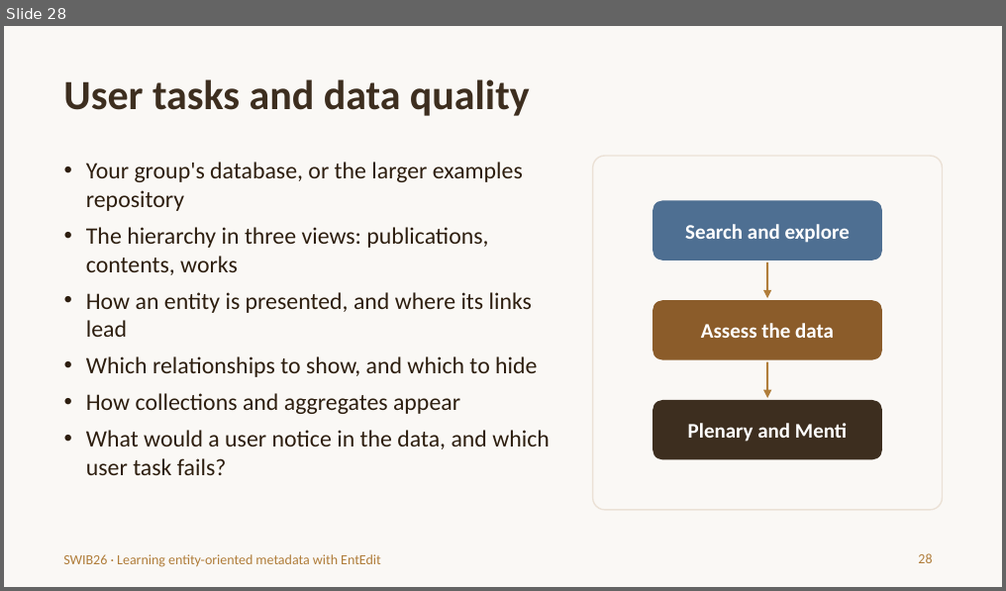
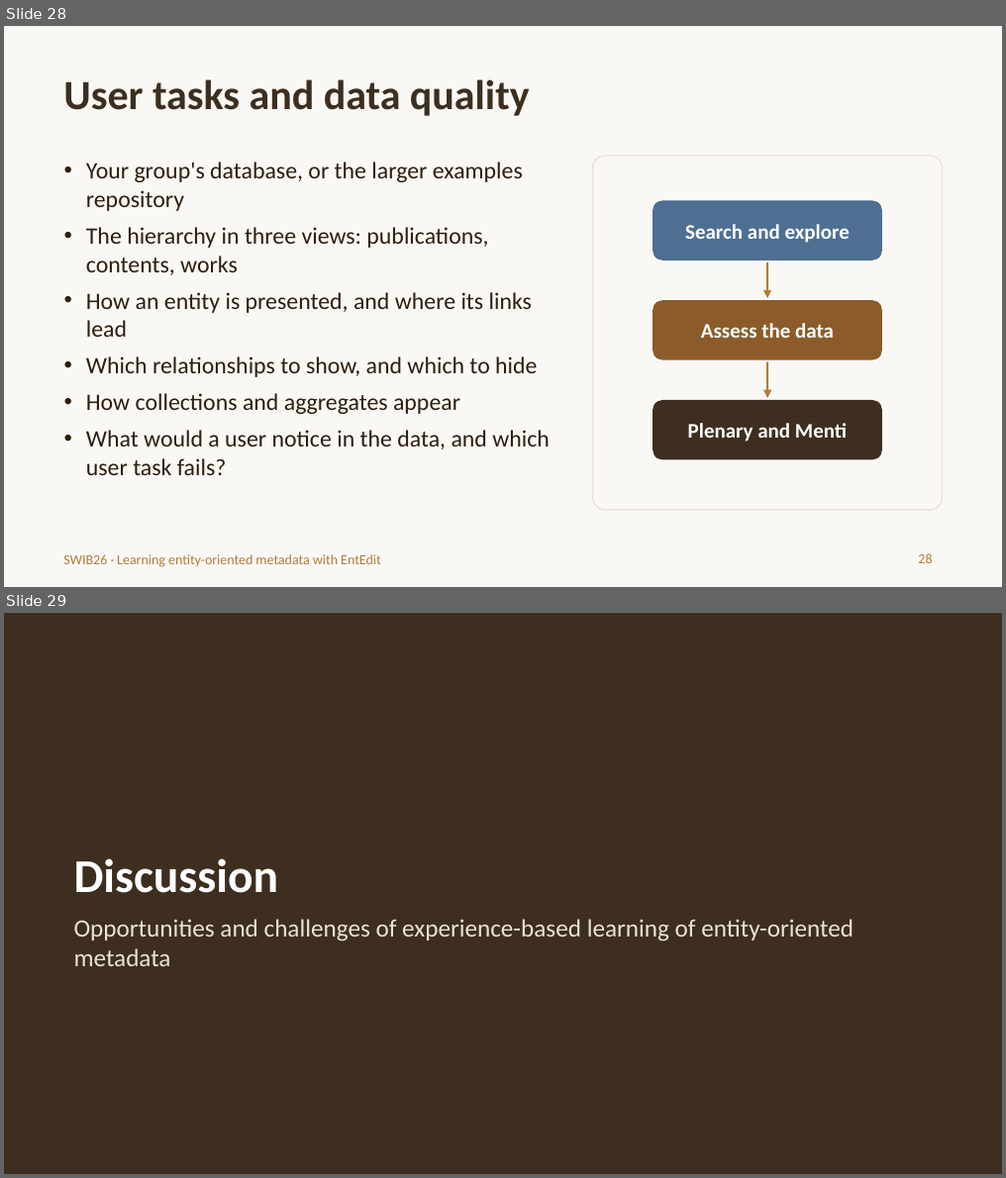
Before and after one commit to trondaal/EntEdit, a slide deck: swib26/EntEdit-SWIB26-introduction.pptx. Shown one above the other, each under a label of ours: slide 28 before the commit, slides 28 and 29 after it. The pictures are 1006x591 and 1006x1178 pixels, drawn with LibreOffice and Linux fonts; fonts in the diff are those of the drawing. Boxes give left, top, right and bottom in pixels: in the first picture for what was removed or moved away, otherwise in the second. Text is boxed around its words. In the diff, an @@ line names an element or a change of style, - is before the commit and + after.

```diff
--- a/swib26/EntEdit-SWIB26-introduction.pptx
+++ b/swib26/EntEdit-SWIB26-introduction.pptx
@@ slide 29 added at (x1=4, y1=613, x2=1002, y2=1174), background #3D2E1F @@
@@ title added at (x1=74, y1=859, x2=279, y2=893), 34 pt, text #FFFFFF, bold @@
+Discussion
@@ text added at (x1=74, y1=919, x2=853, y2=966), 18 pt, text #EBE1D6 @@
+Opportunities and challenges of experience-based learning of entity-oriented metadata
```
Also in this commit, not shown: 2 slides changed, 3 other slides added.
